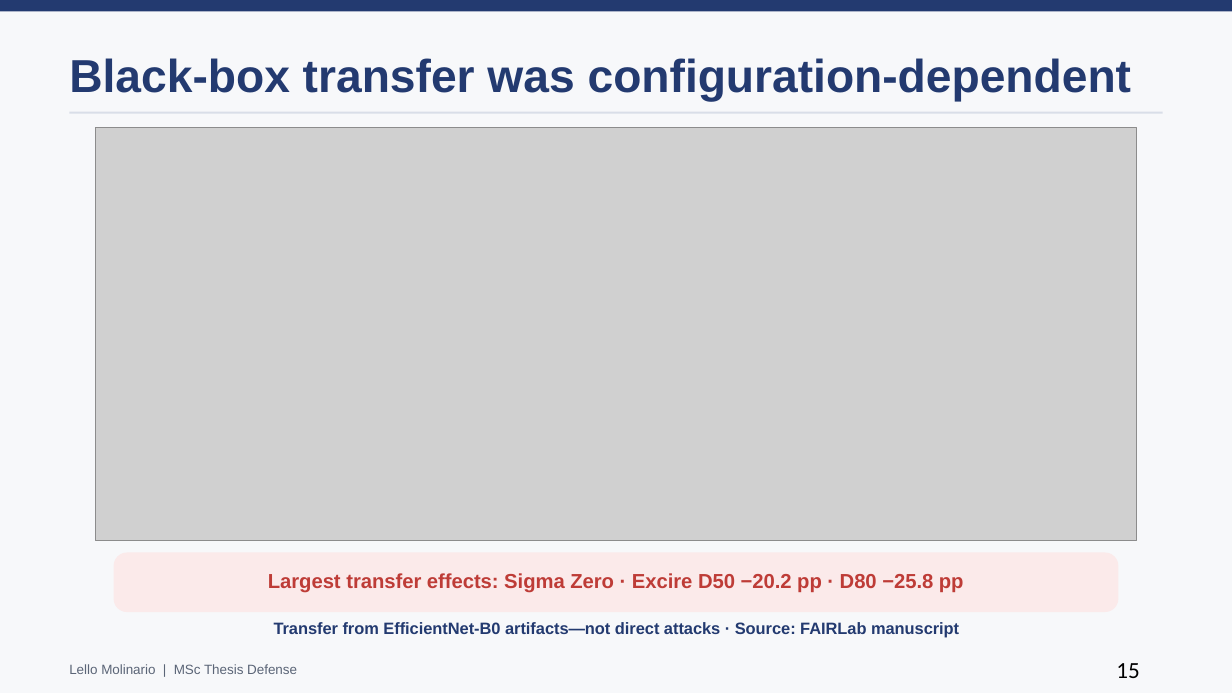
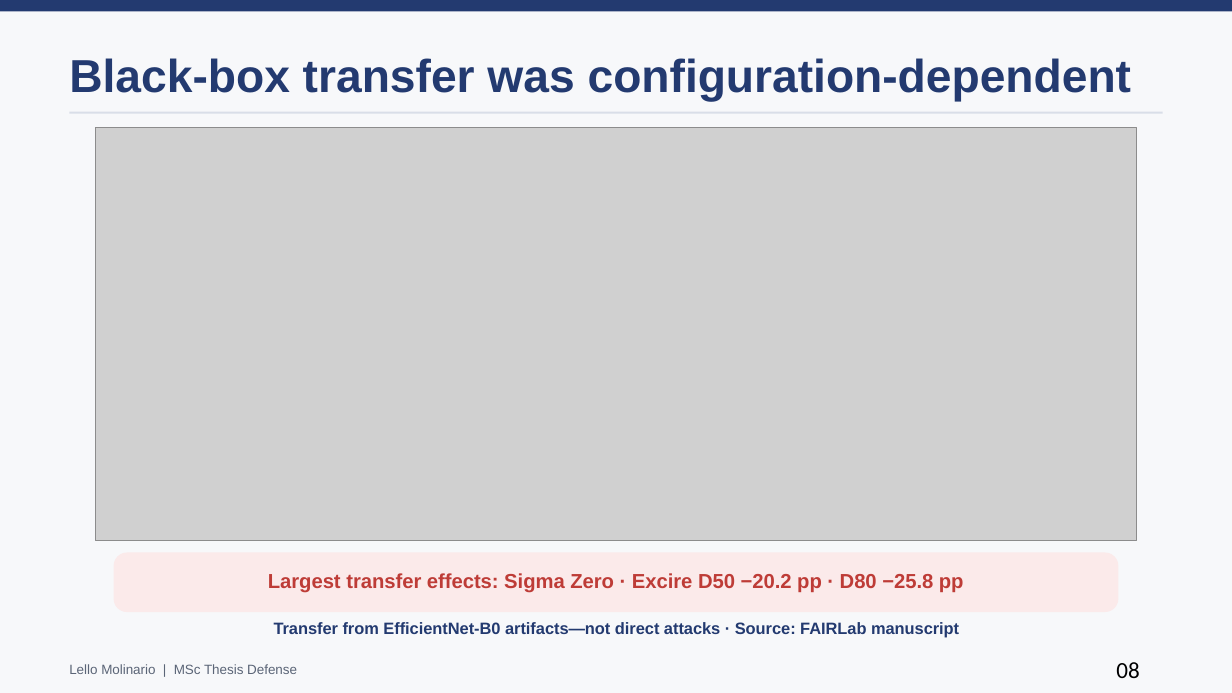
Before and after one commit to lmolinario/msc-thesis-ai-robustness-in-digital-forensics, a slide deck: slide 8 of docs/slides/main_thesis_presentation_editable_complete.pptx (slide 16 before the commit). Drawn at 1232x693 pixels with LibreOffice and Linux fonts; fonts in the diff are those of the drawing; grey boxes stand for pictures. Boxes give left, top, right and bottom in pixels: in the first picture for what was removed or moved away, otherwise in the second. Text is boxed around its words. In the diff, an @@ line names an element or a change of style, - is before the commit and + after.

```diff
--- a/docs/slides/main_thesis_presentation_editable_complete.pptx
+++ b/docs/slides/main_thesis_presentation_editable_complete.pptx
@@ text at box(1116, 662, 1139, 678): text changed @@
-15
+08
```
Also in this commit, not shown: 15 other slides changed, 7 slides removed.
